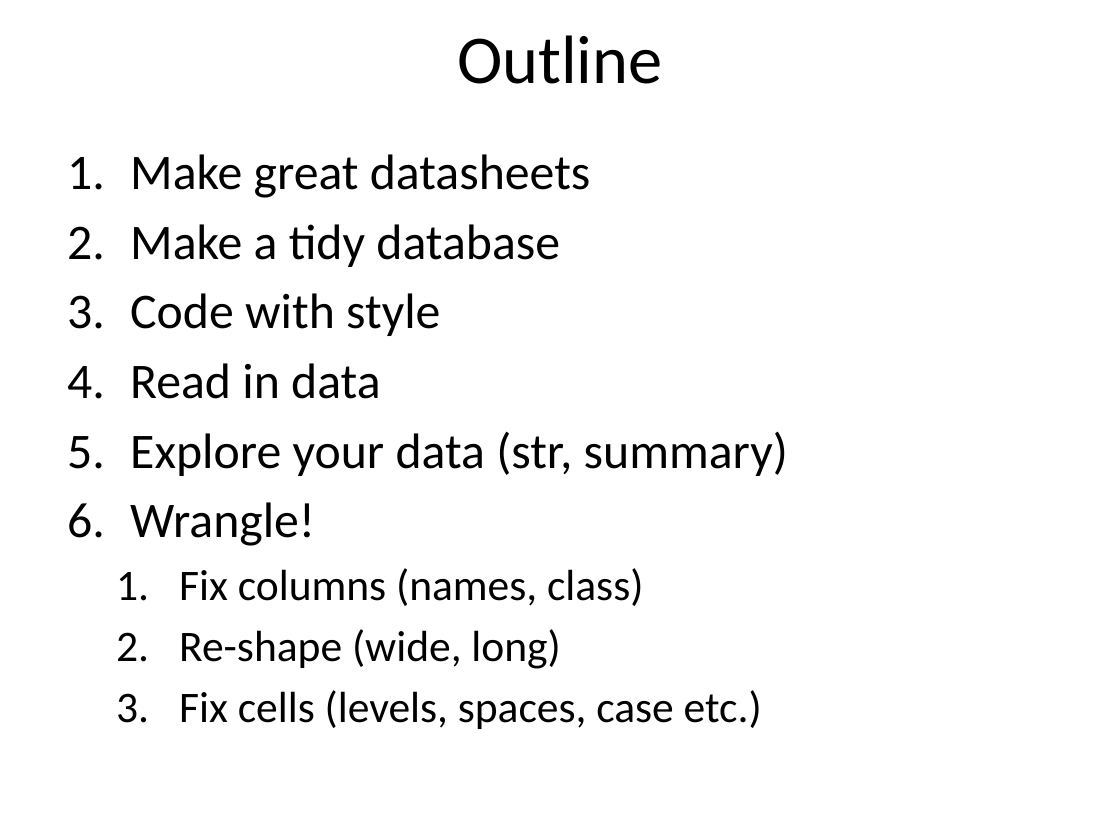
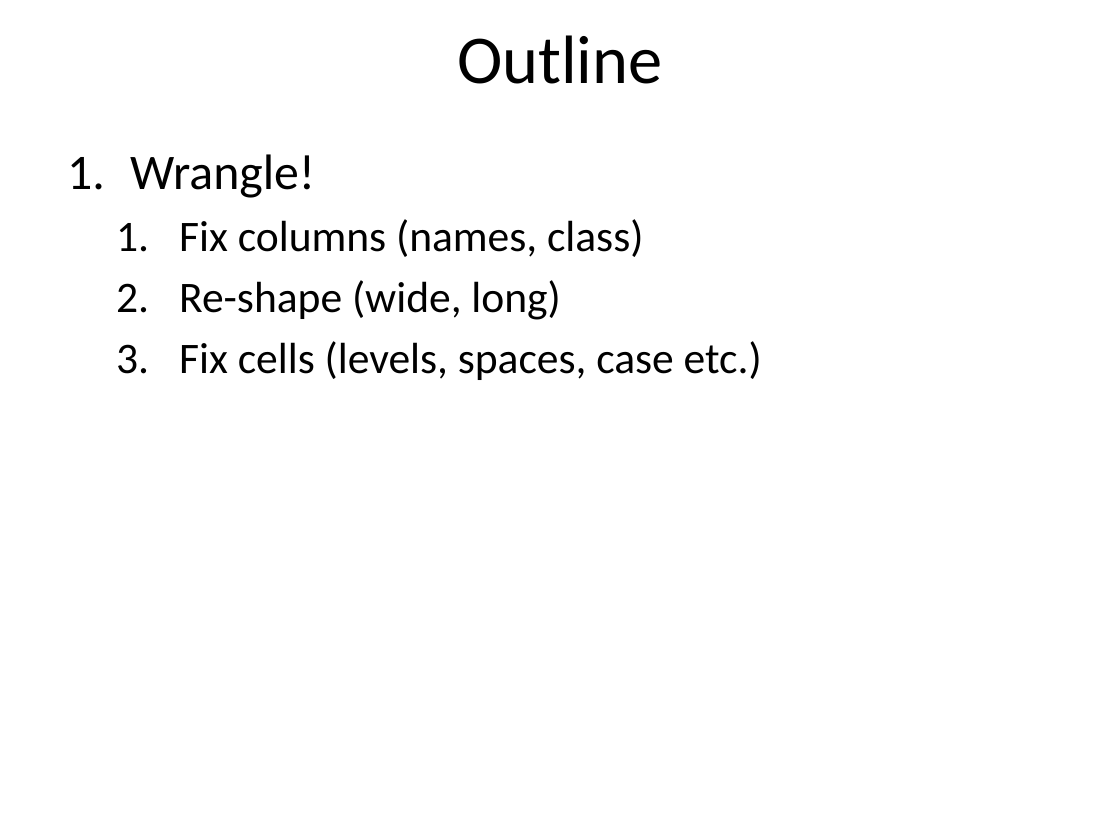
Before and after one commit to EEOB590A-Fall-2019/Course-Materials, a slide deck: slide 3 of 3. Data wrangling/Data_wrangling.pptx. Drawn at 1120x840 pixels with LibreOffice and Linux fonts; fonts in the diff are those of the drawing. Boxes give left, top, right and bottom in pixels: in the first picture for what was removed or moved away, otherwise in the second. Text is boxed around its words. In the diff, an @@ line names an element or a change of style, - is before the commit and + after.

```diff
--- a/3. Data wrangling/Data_wrangling.pptx
+++ b/3. Data wrangling/Data_wrangling.pptx
@@ text at box(130, 154, 788, 476): paragraphs removed @@
-1. Make great datasheets
-2. Make a tidy database
-3. Code with style
-4. Read in data
-5. Explore your data (str, summary)
```
Also in this commit, not shown: 13 slides removed, 10 other files.
